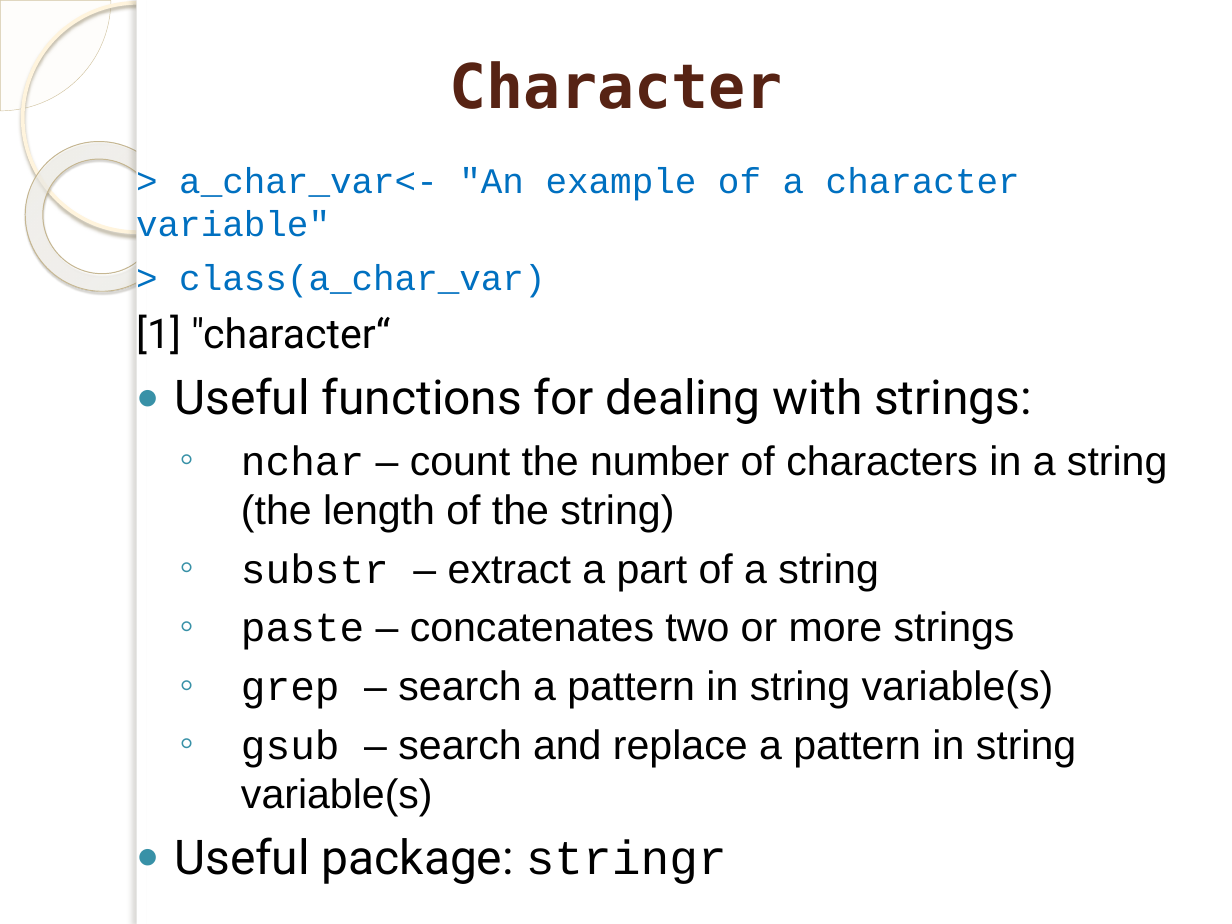
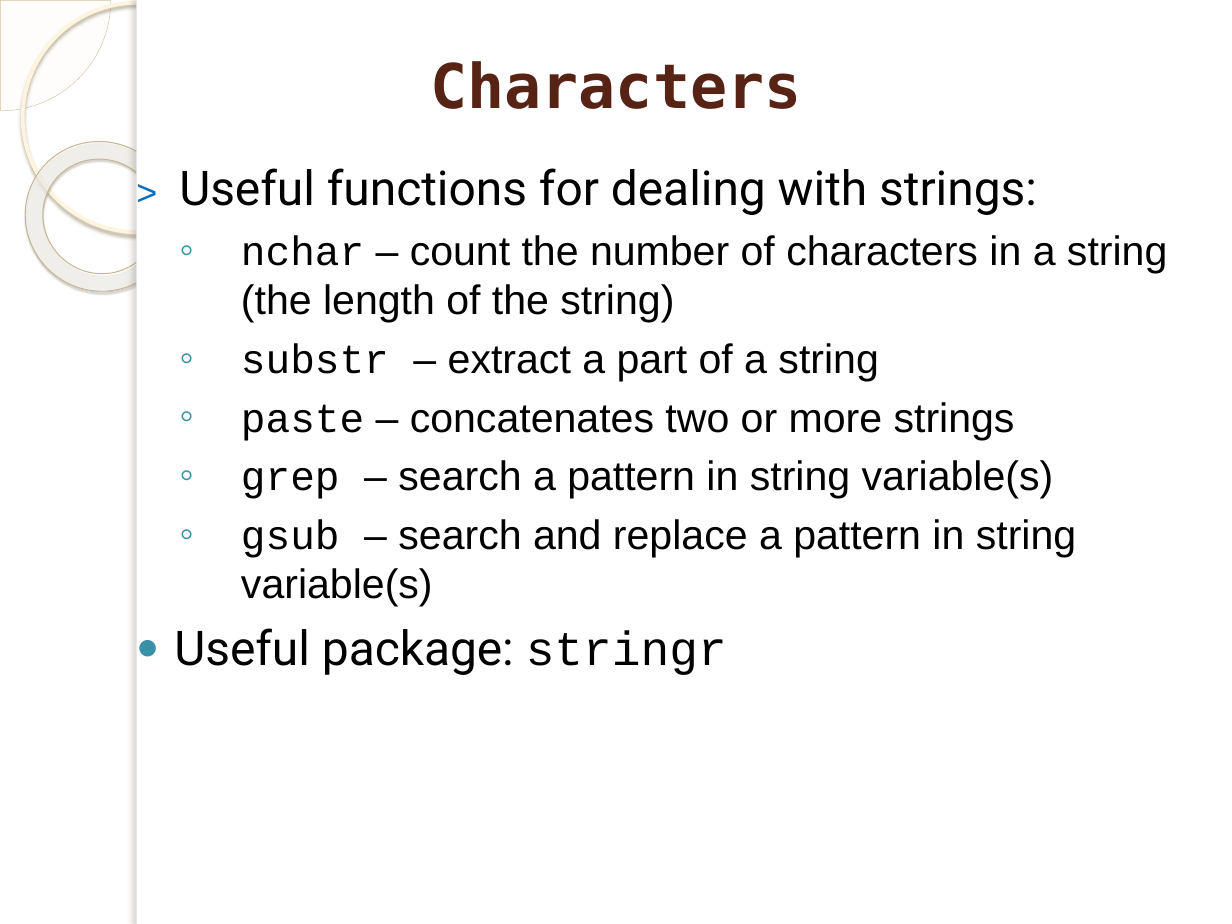
Before and after one commit to marinfotache/Data-Processing-Analysis-Science-with-R, a slide deck: slide 12 of 01 R_Introduction_Data Structures/01b_Main Data Types.pptx (slide 11 before the commit). Drawn at 1232x924 pixels with LibreOffice and Linux fonts; fonts in the diff are those of the drawing; background and template pictures are left out. Boxes give left, top, right and bottom in pixels: in the first picture for what was removed or moved away, otherwise in the second. Text is boxed around its words. In the diff, an @@ line names an element or a change of style, - is before the commit and + after.

```diff
--- a/01 R_Introduction_Data Structures/01b_Main Data Types.pptx
+++ b/01 R_Introduction_Data Structures/01b_Main Data Types.pptx
@@ title at <box>431,61,802,109</box>: text changed @@
-Character
+Characters
@@ text at <box>179,168,1037,215</box>: text changed; size 21 to 28 pt; font Courier New to Roboto; text colour #0070C0 to #000000 @@
-> a_char_var<- "An example of a character variable"
-> class(a_char_var)
-[1] "character“
-● Useful functions for dealing with strings:
+> Useful functions for dealing with strings:
```
Also in this commit, not shown: 2 other slides changed, 1 slide added, 1 other file.
